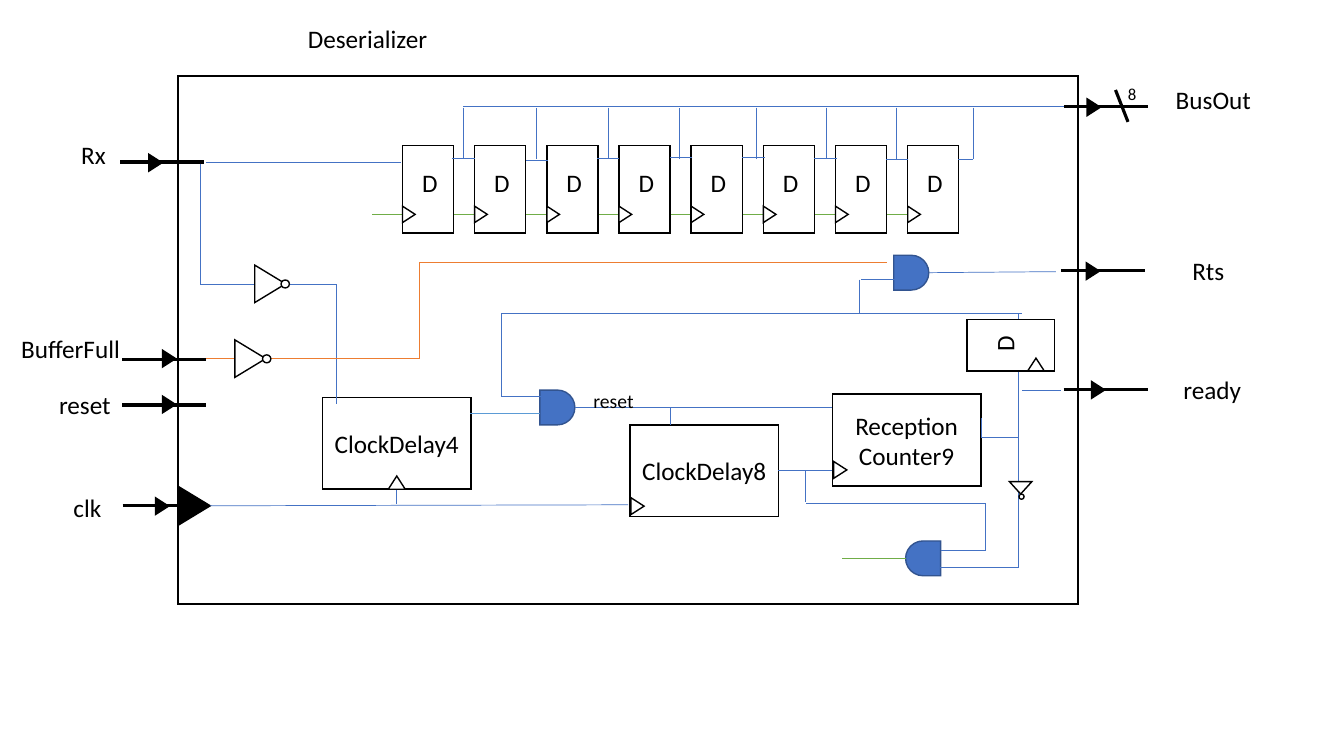
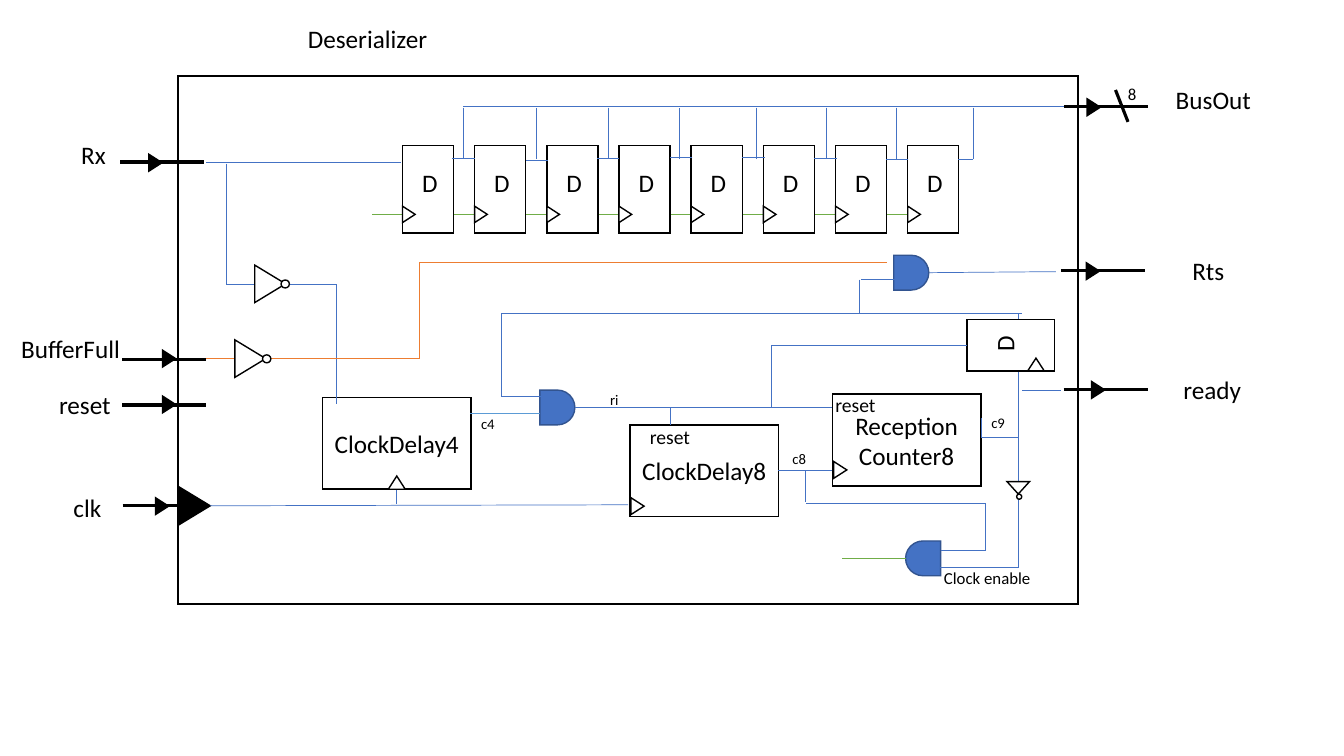
Before and after one commit to FlavioRenzi/UART_Project, a slide deck: slide 4 of UART model.pptx. Drawn at 1344x756 pixels with LibreOffice and Linux fonts; fonts in the diff are those of the drawing. Boxes give left, top, right and bottom in pixels: in the first picture for what was removed or moved away, otherwise in the second. Text is boxed around its words. In the diff, an @@ line names an element or a change of style, - is before the commit and + after.

```diff
--- a/UART model.pptx
+++ b/UART model.pptx
@@ elbow line moved from (201, 163) - (336, 404) to (227, 163) - (336, 404) @@
@@ elbow line added from (967, 346) to (575, 407), #4472C4 0.5 pt @@
@@ text added at <box>481,419,495,429</box>, 10.5 pt, text #000000 @@
+c4
@@ text added at <box>610,395,618,408</box>, 10.5 pt, text #000000 @@
+ri
@@ text "reset": place and size @@
-text "reset" at <box>593,395,633,408</box>
+text "reset" at <box>650,431,690,444</box>
@@ text added at <box>835,399,875,412</box>, 14 pt, text #000000 @@
+reset
@@ text in rectangle at <box>855,417,958,466</box>: text changed @@
-Reception Counter9
+Reception Counter8
@@ text added at <box>991,418,1005,428</box>, 10.5 pt, text #000000 @@
+c9
@@ text added at <box>792,454,806,464</box>, 10.5 pt, text #000000 @@
+c8
@@ text added at <box>944,572,1030,584</box>, 12 pt, text #000000 @@
+Clock enable
```
Also in this commit, not shown: 3 other slides changed, 1 slide added, 1 slide removed, 6 other files.
